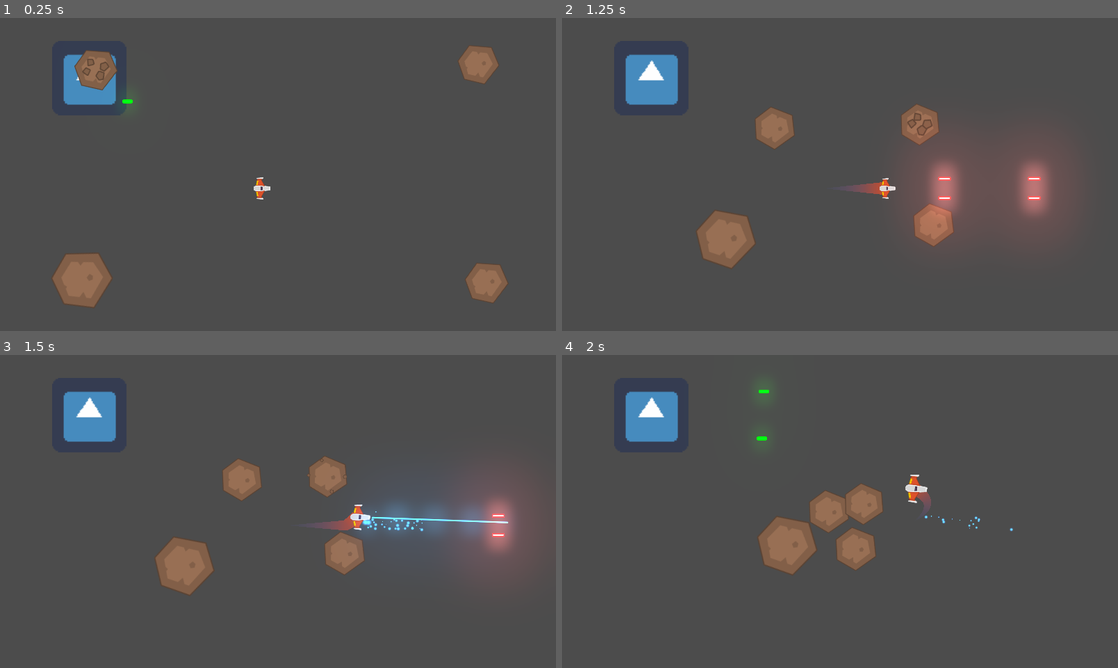
Above: before the commit, frames 1-4 (two rows, left to right).
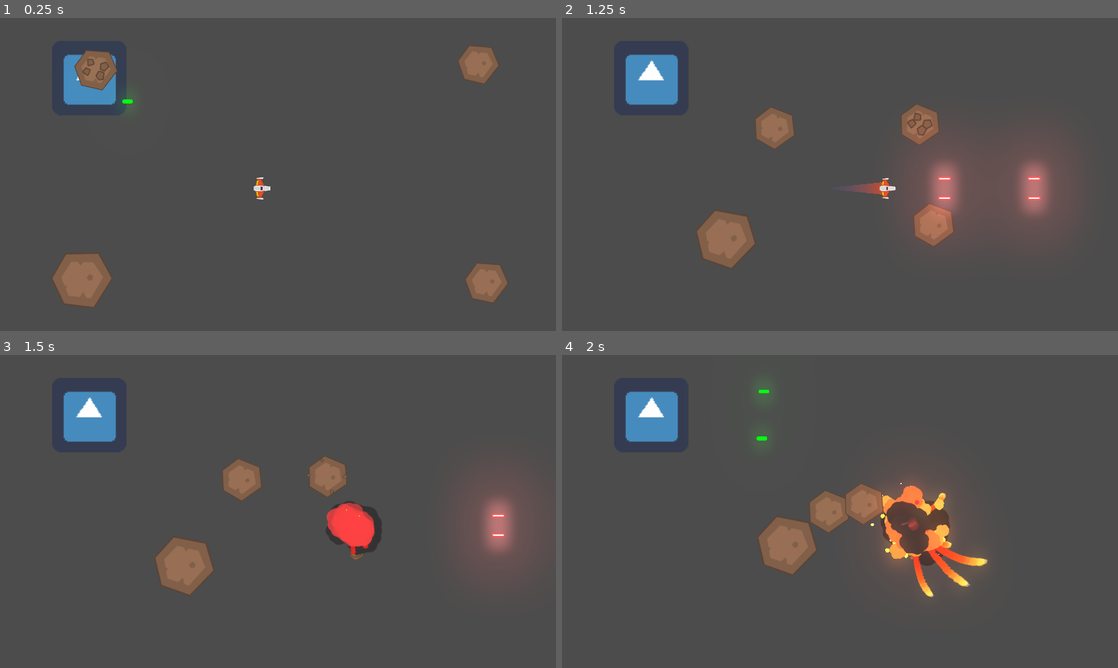
Above: after the commit, the same moments.

Repository: rominaBr/Meteoritos
Game: Godot game, scene res://Juegos/Niveles/NivelTest.tscn
The game is run twice, just before and just after one commit, with the same random seed, the same clock (stepped at 60 frames per second) and the same inputs. The engine's default icon, where the game draws it, is replaced by a stand-in: a white triangle on a blue panel in a dark square.
Inputs (mouse positions are in pixels of both pictures, inside the frame that each line leads up to):
- Up to frame 1 (0.25 s): no input
- Up to frame 2 (1.25 s): move the mouse to (962, 158) at 0.52 s; press the mouse at (962, 158) at 0.53 s; hold W (mover_adelante) from 0.53 s (still down)
- Up to frame 3 (1.5 s): move the mouse to (166, 527) at 1.27 s; release W (mover_adelante) at 1.28 s; release the mouse at (166, 527) at 1.28 s; hold S (mover_atras) from 1.28 s (still down); right-click (166, 527) at 1.35 s
- Up to frame 4 (2 s): keep holding S (mover_atras)

Frames 1-2 are identical in both runs. In frame 3, 3.8% of the frame differs, in the area x 57-92%, y 46-71%; in frame 4, 3.9%, in the area x 49-82%, y 38-78%.

Commit message:
Destruir nave

Diff:
--- a/Juegos/Enemigos/EnemigoDummy.gd
+++ b/Juegos/Enemigos/EnemigoDummy.gd
@@ -2,7 +2,7 @@
 
 var hitpoints:float = 10.0
 
-func _process(delta: float) -> void:
+func _process(_delta: float) -> void:
 	$Canion.set_esta_disparando(true)
 
 func recibir_danio(danio: float) -> void:
--- a/Juegos/Naves/Player/Player.gd
+++ b/Juegos/Naves/Player/Player.gd
@@ -122,9 +122,14 @@
 		destruir()
 	sonido_danio.play()
 
+func destruir() -> void:
+	controlador_estados(ESTADO.MUERTO)
+
 func _on_AnimationPlayer_animation_finished(anim_name: String) -> void:
 	if anim_name == "spawn":
 		controlador_estados(ESTADO.VIVO)
 
-func destruir() -> void:
-	controlador_estados(ESTADO.MUERTO)
+func _on_body_entered(body: Node) -> void:
+	if body is Meteorito:
+		body.destruir()
+		destruir()
--- a/Juegos/Naves/Player/Player.tscn
+++ b/Juegos/Naves/Player/Player.tscn
@@ -37,6 +37,9 @@
 collision_mask = 6
 physics_material_override = ExtResource( 2 )
 gravity_scale = 0.0
+contacts_reported = 2
+contact_monitor = true
+can_sleep = false
 linear_damp = 1.0
 angular_damp = 4.0
 script = ExtResource( 3 )
@@ -89,6 +92,7 @@
 
 [node name="Escudo" parent="." instance=ExtResource( 8 )]
 
+[connection signal="body_entered" from="." to="." method="_on_body_entered"]
 [connection signal="animation_finished" from="AnimationPlayer" to="." method="_on_AnimationPlayer_animation_finished"]
 
 [editable path="Canion"]
